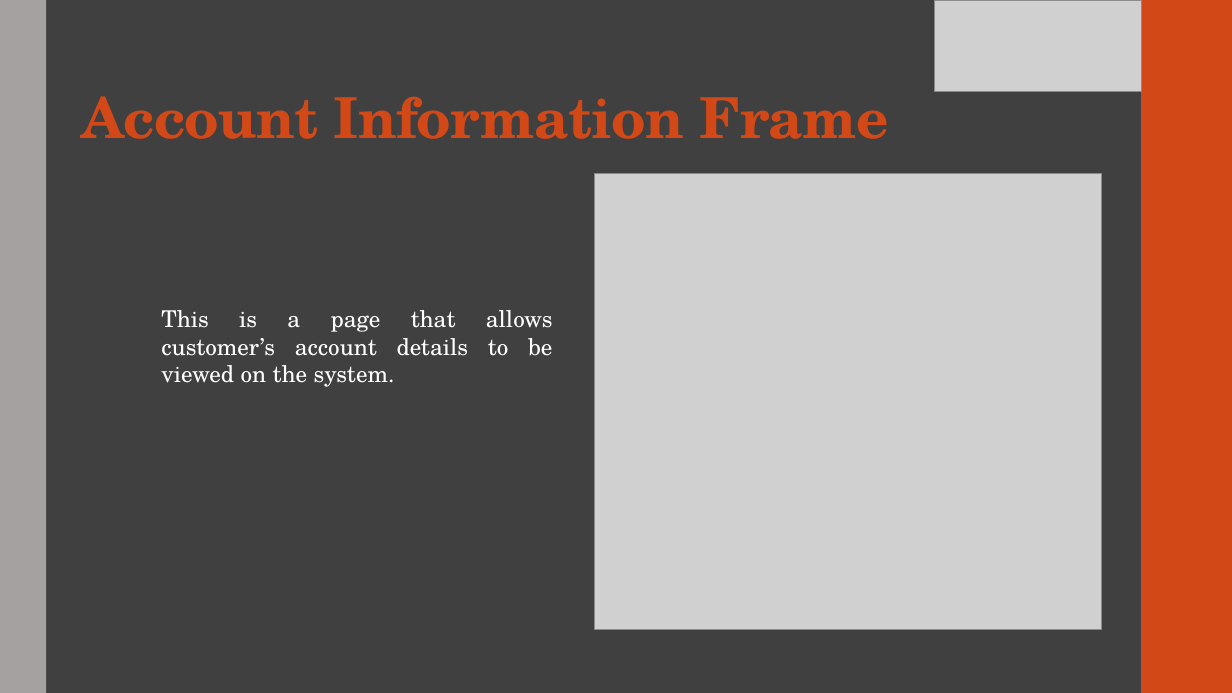
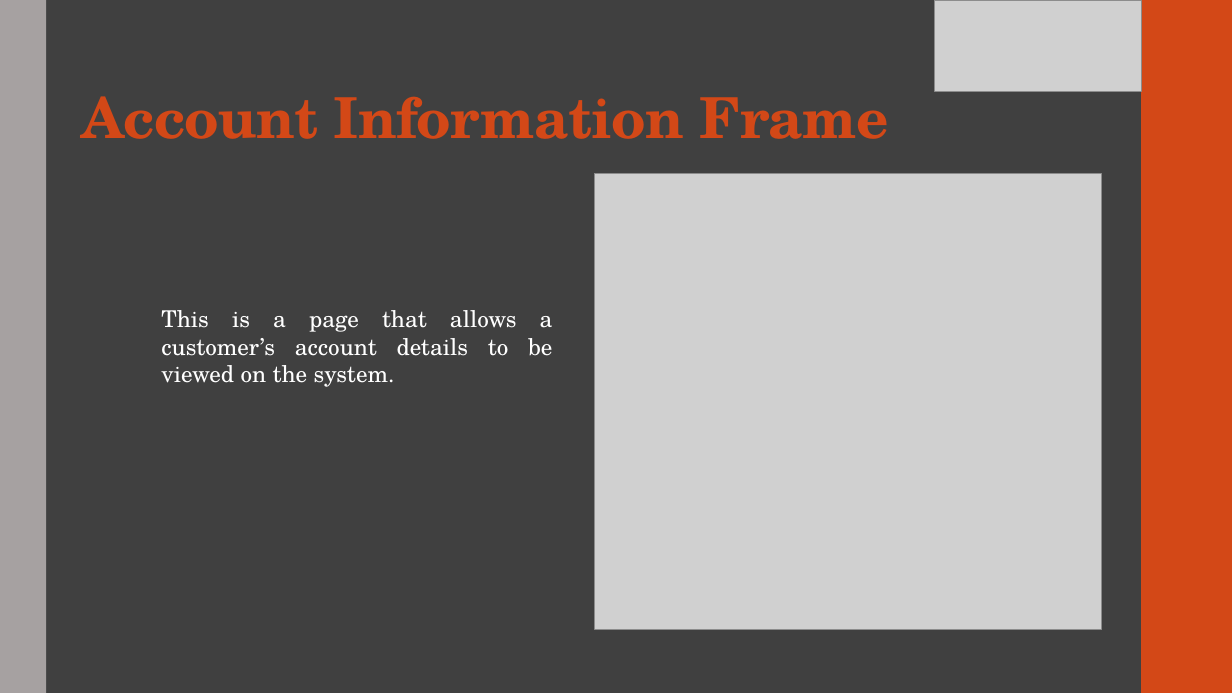
Before and after one commit to anjielayo/AZBanking, a slide deck: slide 12 of AZBanking presentation.pptx. Drawn at 1232x693 pixels with LibreOffice and Linux fonts; fonts in the diff are those of the drawing; grey boxes stand for pictures. Boxes give left, top, right and bottom in pixels: in the first picture for what was removed or moved away, otherwise in the second. Text is boxed around its words. In the diff, an @@ line names an element or a change of style, - is before the commit and + after.

```diff
--- a/AZBanking presentation.pptx
+++ b/AZBanking presentation.pptx
@@ text at (161,310,553,387): text changed @@
-This is a page that allows customer’s account details to be viewed on the system.
+This is a page that allows a customer’s account details to be viewed on the system.
```
Also in this commit, not shown: 12 other slides changed, 2 slides added, 8 other files.
